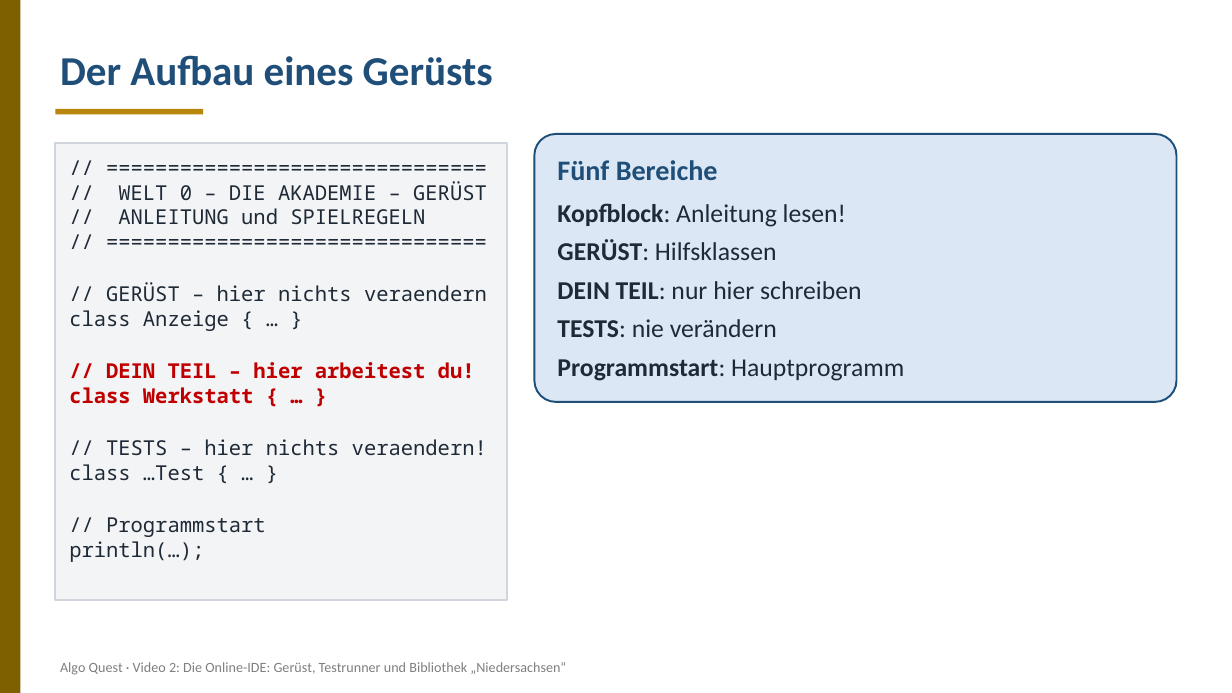
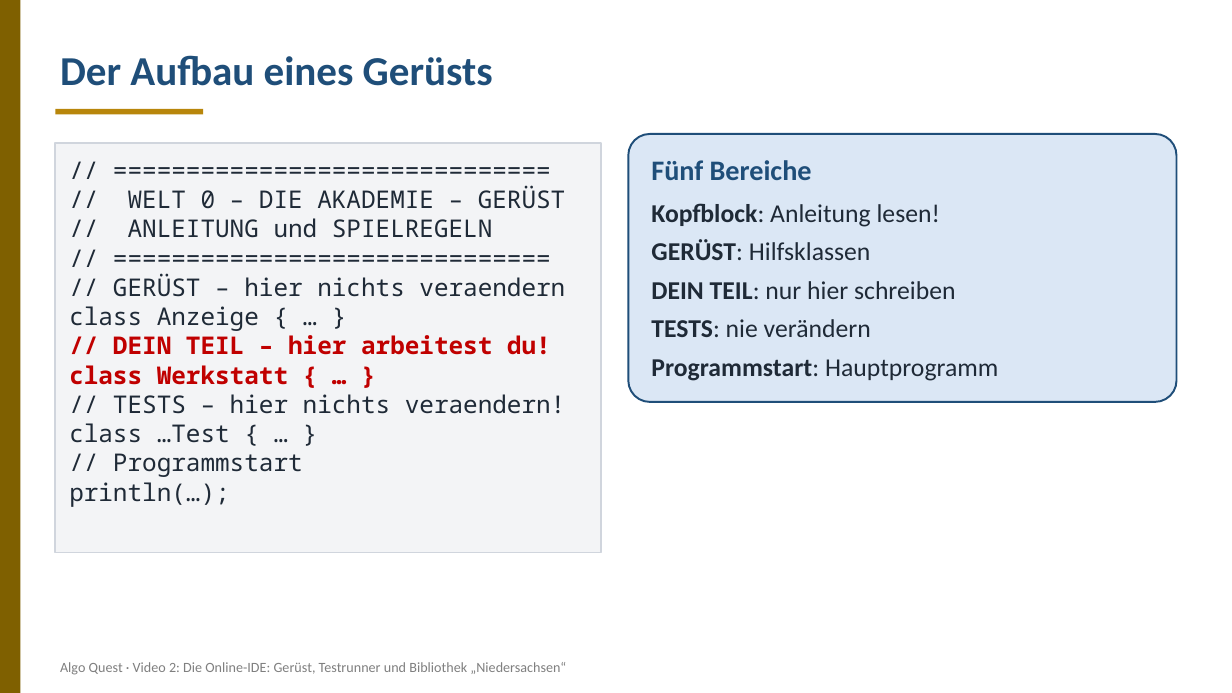
Before and after one commit to frankjuchim/AlgoQuest, a slide deck: slide 4 of materialien/Videos/02_Online-IDE_und_Testrunner/AQ_Video02_Online-IDE_und_Testrunner_Folien.pptx. Drawn at 1232x693 pixels with LibreOffice and Linux fonts; fonts in the diff are those of the drawing. Boxes give left, top, right and bottom in pixels: in the first picture for what was removed or moved away, otherwise in the second. Text is boxed around its words. In the diff, an @@ line names an element or a change of style, - is before the commit and + after.

```diff
--- a/materialien/Videos/02_Online-IDE_und_Testrunner/AQ_Video02_Online-IDE_und_Testrunner_Folien.pptx
+++ b/materialien/Videos/02_Online-IDE_und_Testrunner/AQ_Video02_Online-IDE_und_Testrunner_Folien.pptx
@@ rectangle: place and size @@
-rectangle at <box>55,143,506,600</box>
+rectangle at <box>55,143,601,553</box>
@@ rounded rectangle: place and size @@
-rounded rectangle at <box>534,134,1177,402</box>
+rounded rectangle at <box>628,134,1177,402</box>
@@ text "Fünf Bereiche": place and size @@
-text "Fünf Bereiche" at <box>557,160,904,381</box>
+text "Fünf Bereiche" at <box>651,160,998,381</box>
@@ text at <box>69,186,566,507</box>: text changed; size 16 to 19 pt @@
-// ===============================
+// ==============================
@@ text at <box>69,186,566,507</box>: text changed; size 16 to 19 pt @@
-// ===============================
+// ==============================
@@ text at <box>69,186,566,507</box>: size 16 to 19 pt in "// WELT 0 – DIE AKADEMIE – ...", "// ANLEITUNG und SPIELREGELN", "// GERÜST – hier nichts veraendern", "class Anzeige { … }" and 6 more places @@
```
Also in this commit, not shown: 8 other slides changed, 1 other file.
